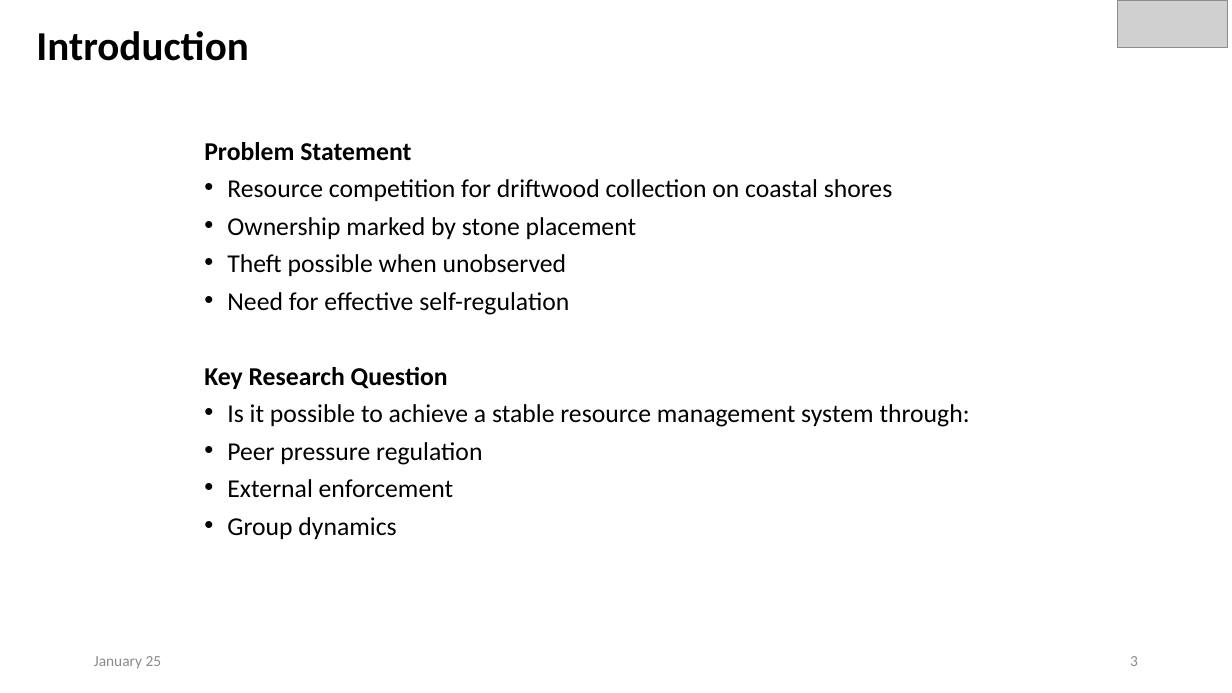
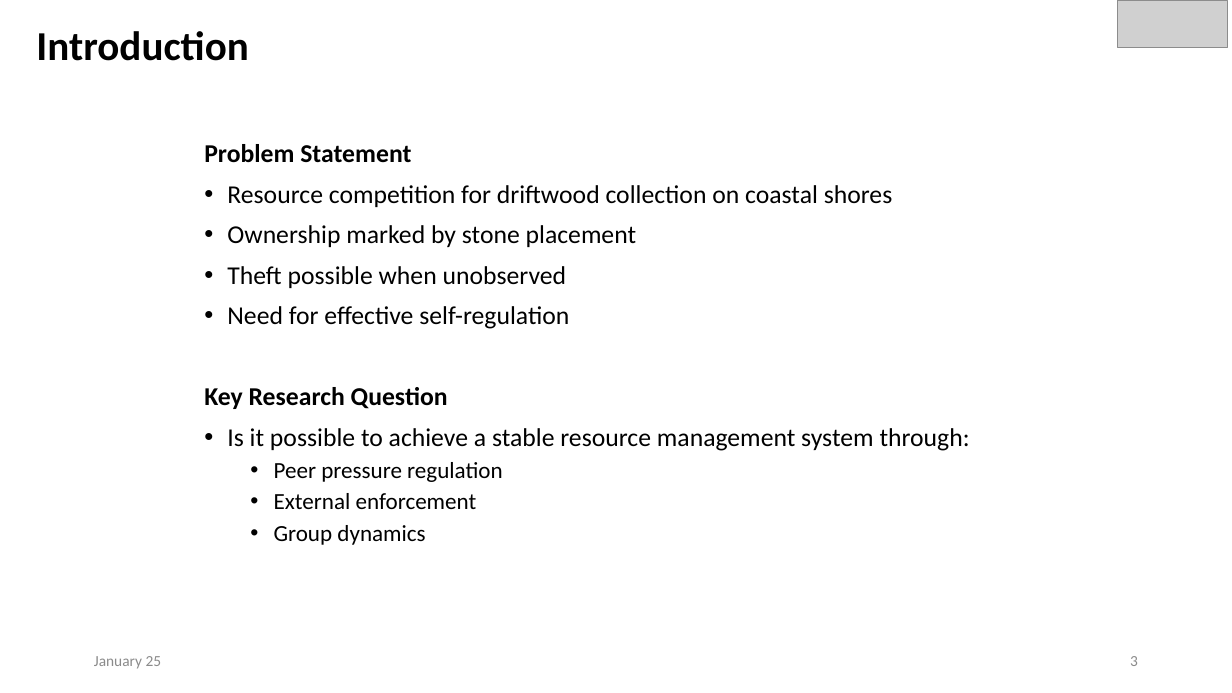
Before and after one commit to Lib3Rt9/ModelingAndSimulation, a slide deck: slide 3 of PROJECT/REPORT/GAMA_Presentation.pptx. Drawn at 1232x693 pixels with LibreOffice and Linux fonts; fonts in the diff are those of the drawing; grey boxes stand for pictures. Boxes give left, top, right and bottom in pixels: in the first picture for what was removed or moved away, otherwise in the second. Text is boxed around its words. In the diff, an @@ line names an element or a change of style, - is before the commit and + after.

```diff
--- a/PROJECT/REPORT/GAMA_Presentation.pptx
+++ b/PROJECT/REPORT/GAMA_Presentation.pptx
@@ text "Problem Statement" at [204, 144, 970, 545]: size 20 to 18 pt in "Peer pressure regulation", "External enforcement", "Group dynamics"; line spacing 0.8 to 0.9; list level 1 to 2 in "Peer pressure regulation"; list level 1 to 2 in "External enforcement"; list level 1 to 2 in "Group dynamics" @@
```
Also in this commit, not shown: 1 other slide changed, 1 slide added, 1 other file.
